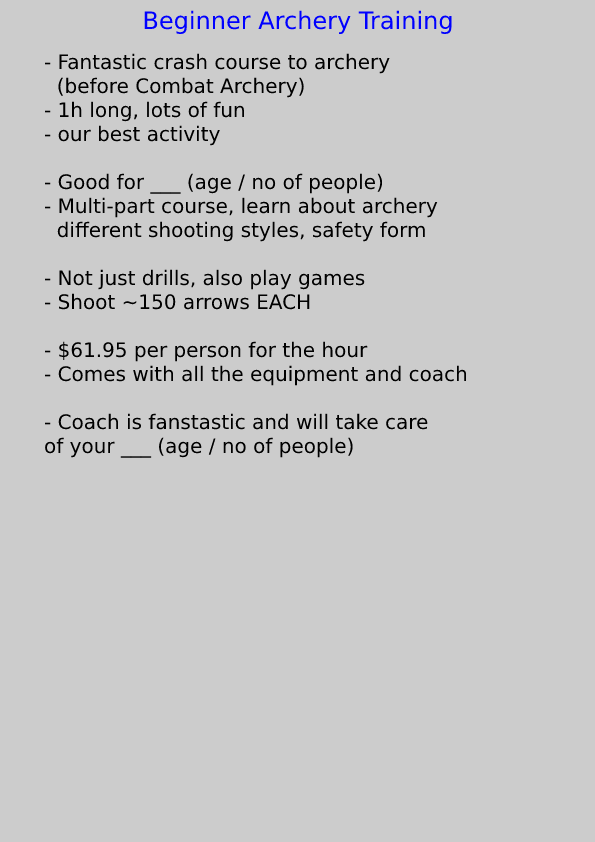
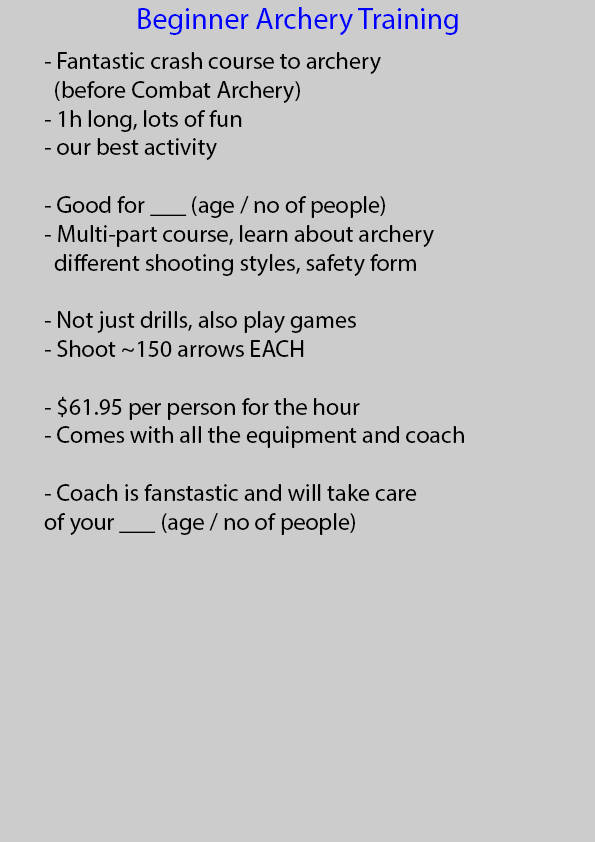
Layers edited between the first and the second 595 x 842 image:
moved "Beginner Archery Training" above "- Fantastic crash course to archery (before Combat Archery) -", painted on it over (138, 7, 458, 36)
renamed "- Fantastic crash course to arch" to "- Fantastic crash course to archery (before Combat Archery) -", painted on it over (44, 52, 466, 535)
